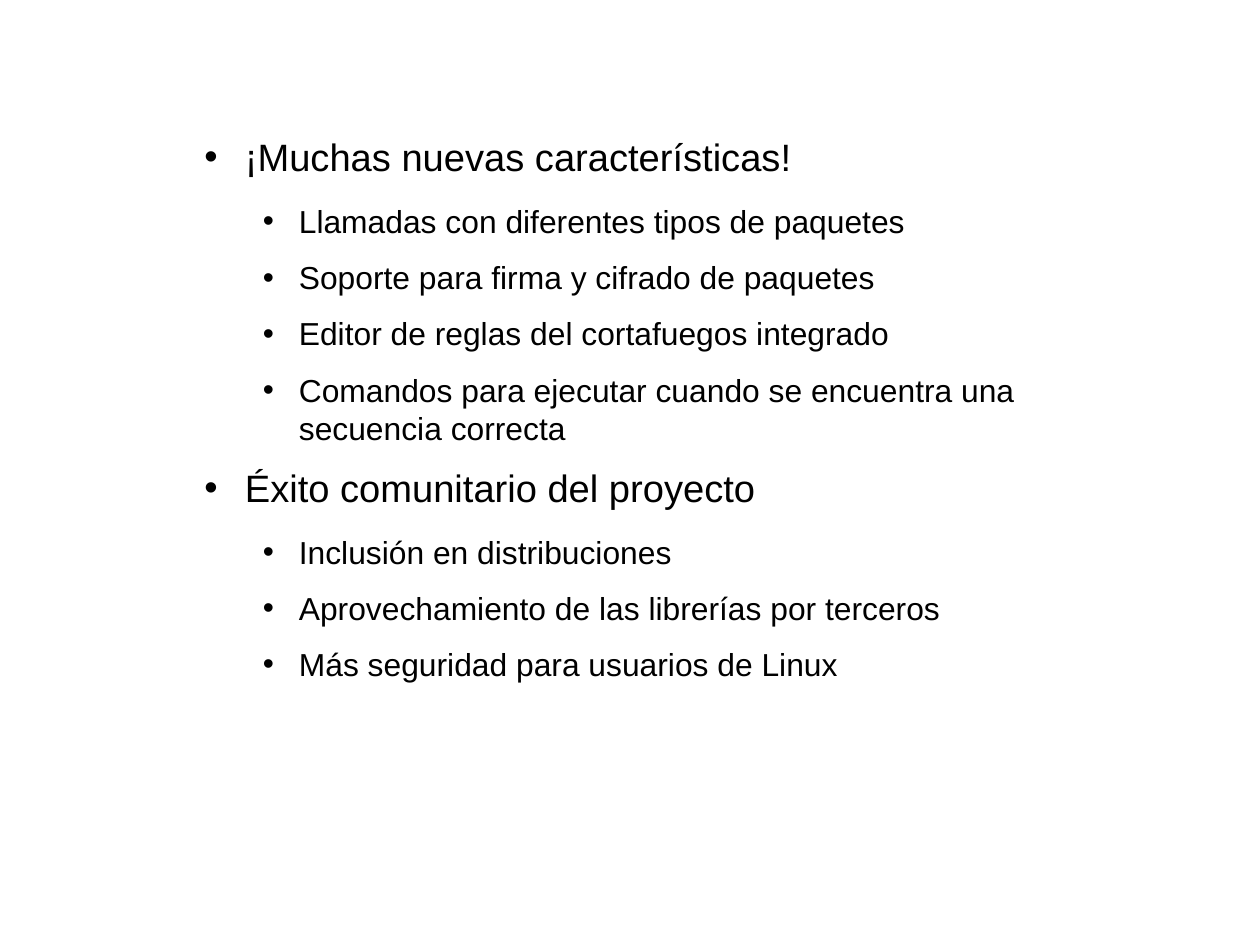
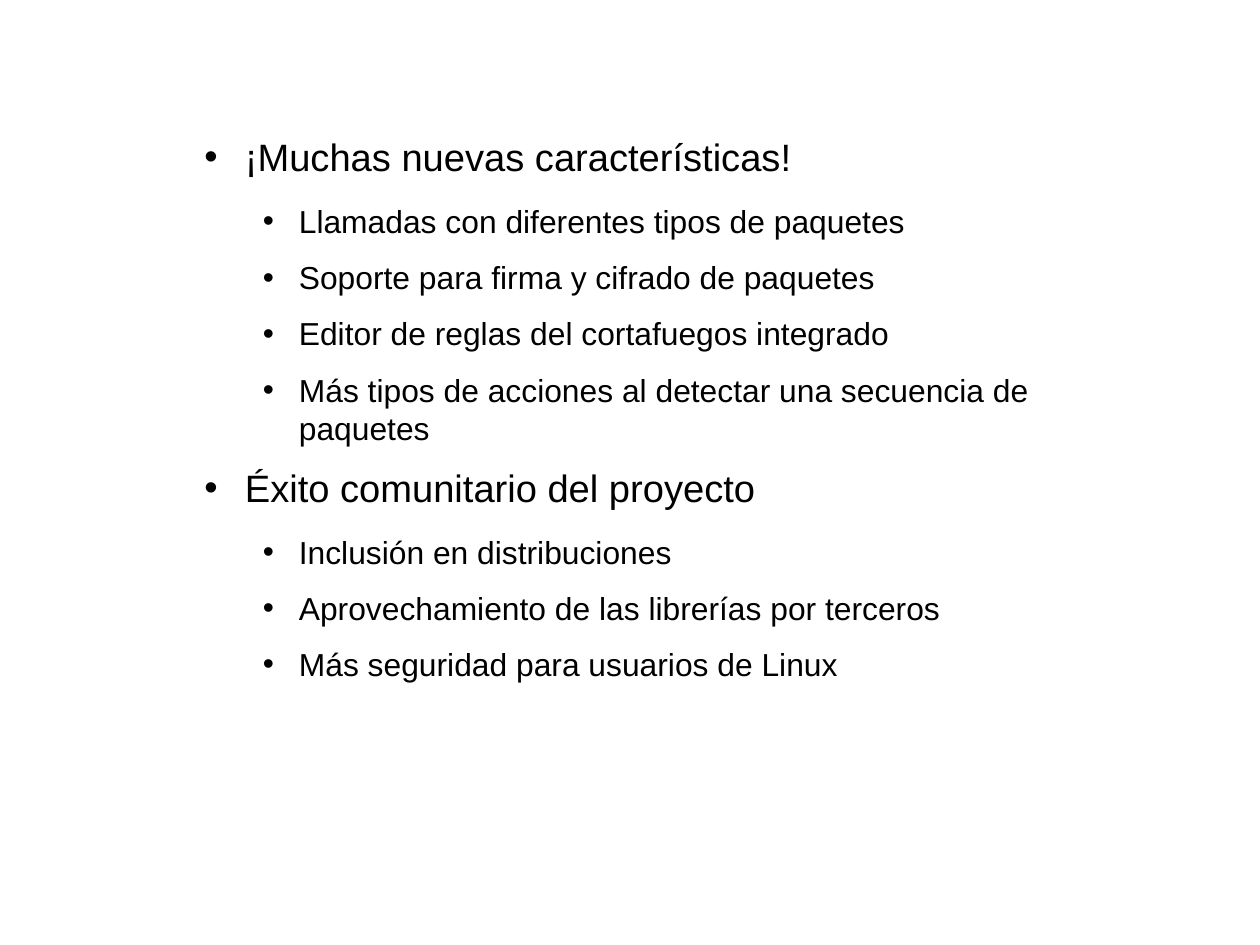
Before and after one commit to mangelp/sharpknocking, a slide deck: slide 9 of Doc/sharpknocking.odp (slide 8 before the commit). Drawn at 1260x945 pixels with LibreOffice and Linux fonts; fonts in the diff are those of the drawing; background and template pictures are left out. Boxes give left, top, right and bottom in pixels: in the first picture for what was removed or moved away, otherwise in the second. Text is boxed around its words. In the diff, an @@ line names an element or a change of style, - is before the commit and + after.

```diff
--- a/Doc/sharpknocking.odp
+++ b/Doc/sharpknocking.odp
@@ text at (x1=299, y1=378, x2=1028, y2=445): text changed @@
-  • Comandos para ejecutar cuando se encuentra una secuencia correcta
+  • Más tipos de acciones al detectar una secuencia de paquetes
```
Also in this commit, not shown: 6 other slides changed, 2 slides added, 1 slide removed.
